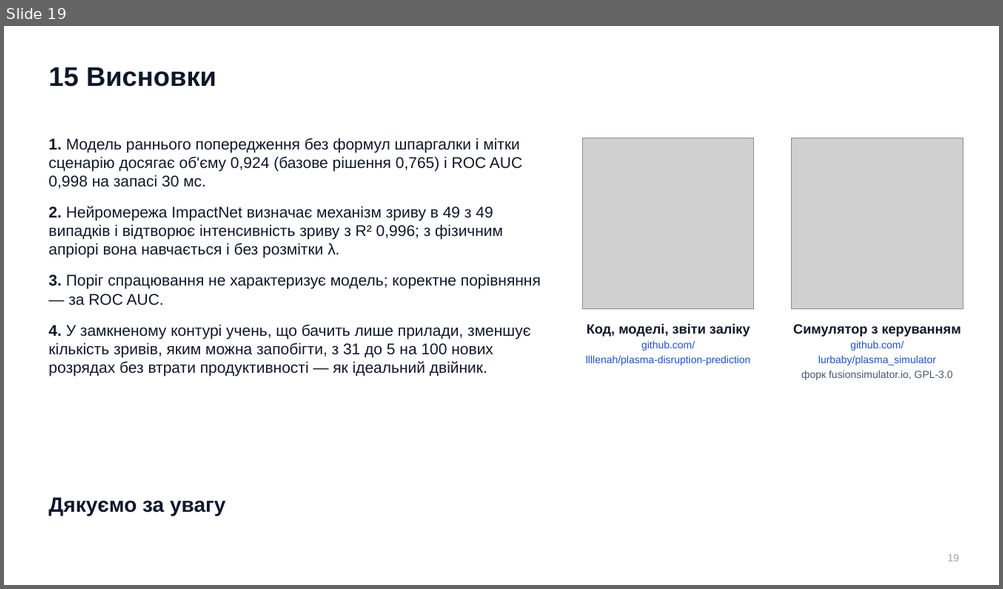
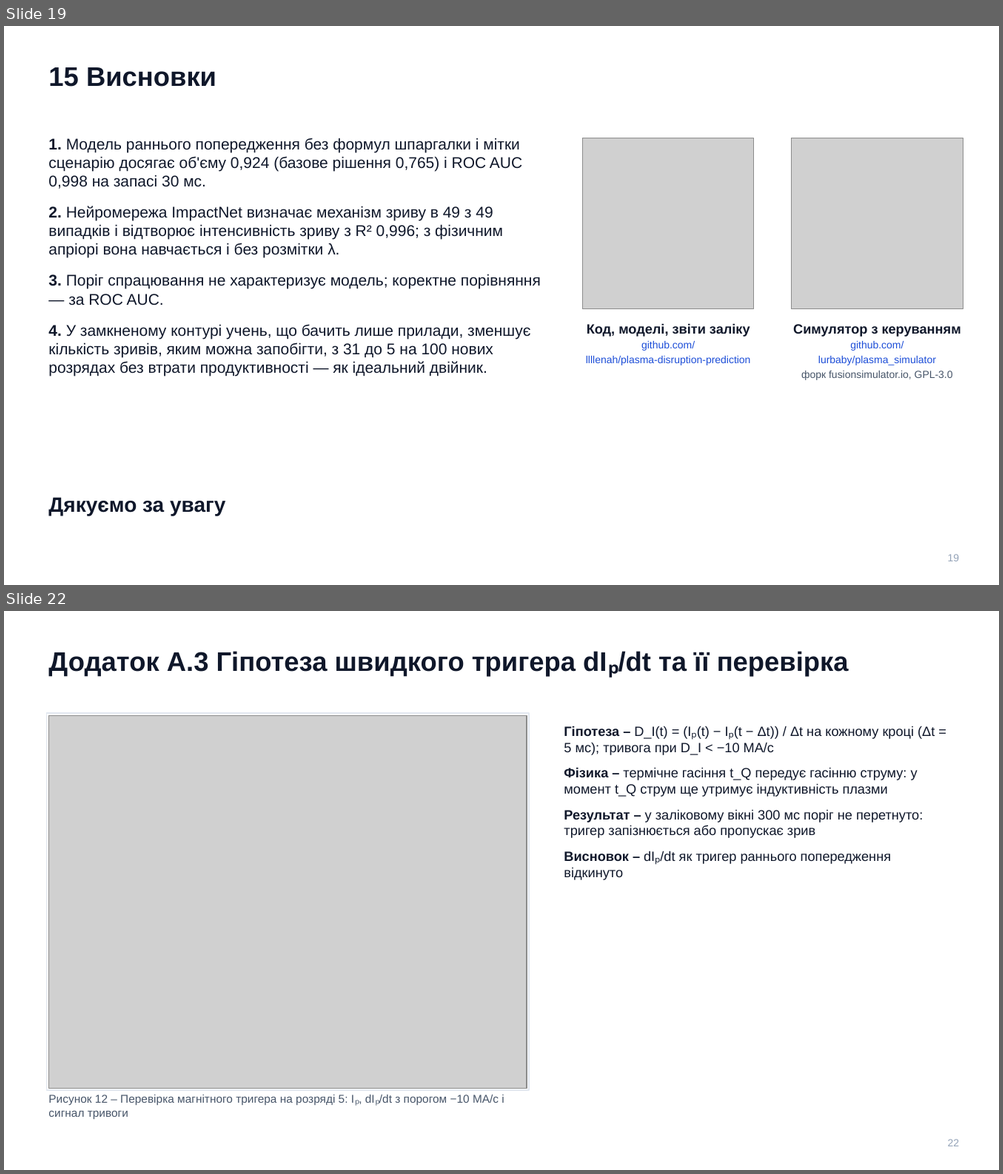
Before and after one commit to llllenah/plasma-disruption-prediction, a slide deck: docs/presentation.pptx. Shown one above the other, each under a label of ours: slide 19 before the commit, slides 19 and 22 after it; the slides between them are not shown. The pictures are 1003x589 and 1003x1174 pixels, drawn with LibreOffice and Linux fonts; fonts in the diff are those of the drawing; grey boxes stand for pictures. Boxes give left, top, right and bottom in pixels: in the first picture for what was removed or moved away, otherwise in the second. Text is boxed around its words. In the diff, an @@ line names an element or a change of style, - is before the commit and + after.

```diff
--- a/docs/presentation.pptx
+++ b/docs/presentation.pptx
@@ slide 22 added at <box>4,611,999,1170</box>, background #FFFFFF @@
@@ text added at <box>48,651,848,677</box>, 26 pt, text #0F172A, bold @@
+Додаток А.3 Гіпотеза швидкого тригера dIₚ/dt та її перевірка
@@ rectangle added at <box>46,713,529,1091</box>, outline #E2E8F0 1 pt @@
@@ picture added at <box>48,715,526,1088</box> @@
@@ text added at <box>563,726,934,880</box>, 13 pt, text #0F172A @@
+Гіпотеза – D_I(t) = (Iₚ(t) − Iₚ(t − Δt)) / Δt на кожному кроці (Δt = 5 мс); тривога при D_I < −10 МА/с
+Фізика – термічне гасіння t_Q передує гасінню струму: у момент t_Q струм ще утримує індуктивність плазми
+Результат – у заліковому вікні 300 мс поріг не перетнуто: тригер запізнюється або пропускає зрив
+Висновок – dIₚ/dt як тригер раннього попередження відкинуто
@@ text added at <box>48,1095,504,1119</box>, 11 pt, text #475569 @@
+Рисунок 12 – Перевірка магнітного тригера на розряді 5: Iₚ, dIₚ/dt з порогом −10 МА/с і сигнал тривоги
@@ text added at <box>948,1139,959,1147</box>, 10 pt, text #94A3B8 @@
+22
```
Also in this commit, not shown: 4 other slides added, 5 other files.
